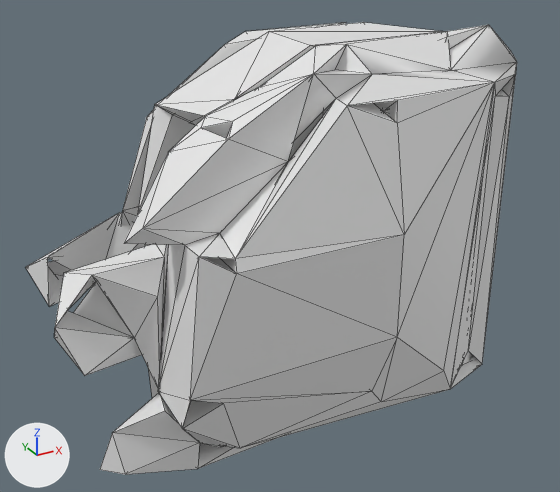
A saved change to the OBJ model software/models/valkyrie/meshes/reduced_polygon_meshes/palm_Left.obj.
Before and after are seen from a 50 mm lens placed at (-0.0366, -0.1619, 0.0788), pointed at (0.0487, -0.0068, 0.0013). The lights are fixed; the arrows at lower left show +X, +Y and +Z. Mesh edges are drawn as thin lines. Where no turn or scale is listed for an object, it has been applied to the vertices. Vertices at the same position are counted once.

Objects in the first picture: 'palm_Left'.
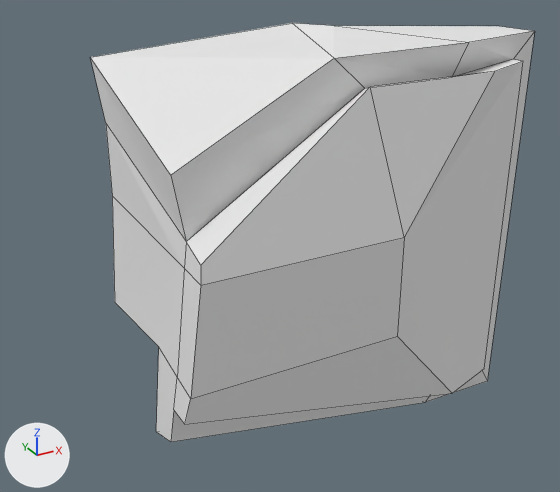
Boxes [x1, y1, x2, y2] around the edits, measured in the pictures (560 x 492 px):
'palm_Left', reshaped (9% narrower, 7% shorter)
    before: [26, 22, 517, 475]
    after: [90, 23, 535, 442]
part 1 of me_palm_left, rebuilt (9% narrower, 7% shorter)
    before: [26, 25, 517, 475]
    after: [90, 23, 535, 442]
part 2 of me_palm_left, deleted
    before: [138, 22, 443, 213]
part 3 of me_palm_left, deleted
    before: [119, 22, 346, 226]

The change, as a list of edits to the scene's bpy script:
```text
Add mat_none:
    mat_none = principled_material('None')
    mat_none.base_color = (0.8, 0.8, 0.8)  # white #e7e7e7
    mat_none.roughness = 1.0
Change me_palm_left:
    used by ob_palm_left; location = (0.0, 0.0, 0.0)
    remove me_palm_left.from_pydata(...)  # 356 vertices, 827 faces; spans x -0.0107..0.1104, y -0.0381..0.0194, z -0.0482..0.0518
    add me_palm_left.from_pydata(...)  # 49 vertices, 43 faces; spans x 0.0099..0.1123, y -0.0381..0.0219, z -0.0508..0.0527
    me_palm_left part 1: the loose piece of 277 vertices spanning x -0.0107..0.1104, y -0.0381..0.0119, z -0.0482..0.0518 is rebuilt with 49 vertices and now spans x 0.0099..0.1123, y -0.0381..0.0219, z -0.0508..0.0527, in mat_none (white #e7e7e7)
    me_palm_left part 2: the loose piece of 41 vertices spanning x 0.0115..0.089, y -0.0146..0.0141, z -0.0428..0.0514 is deleted
    me_palm_left part 3: the loose piece of 38 vertices spanning x 0.0114..0.0902, y 0.0093..0.0194, z -0.0451..0.0513 is deleted
    add me_palm_left.materials.append(mat_none)  # white #e7e7e7
```
